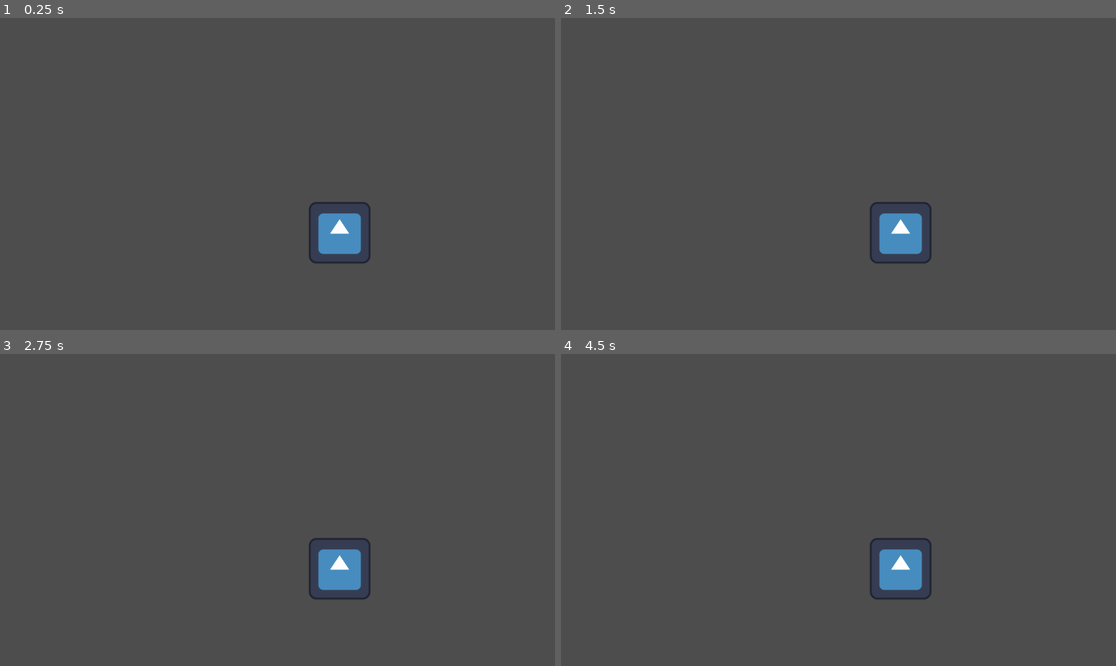
Above: before the commit, frames 1-4 (two rows, left to right).
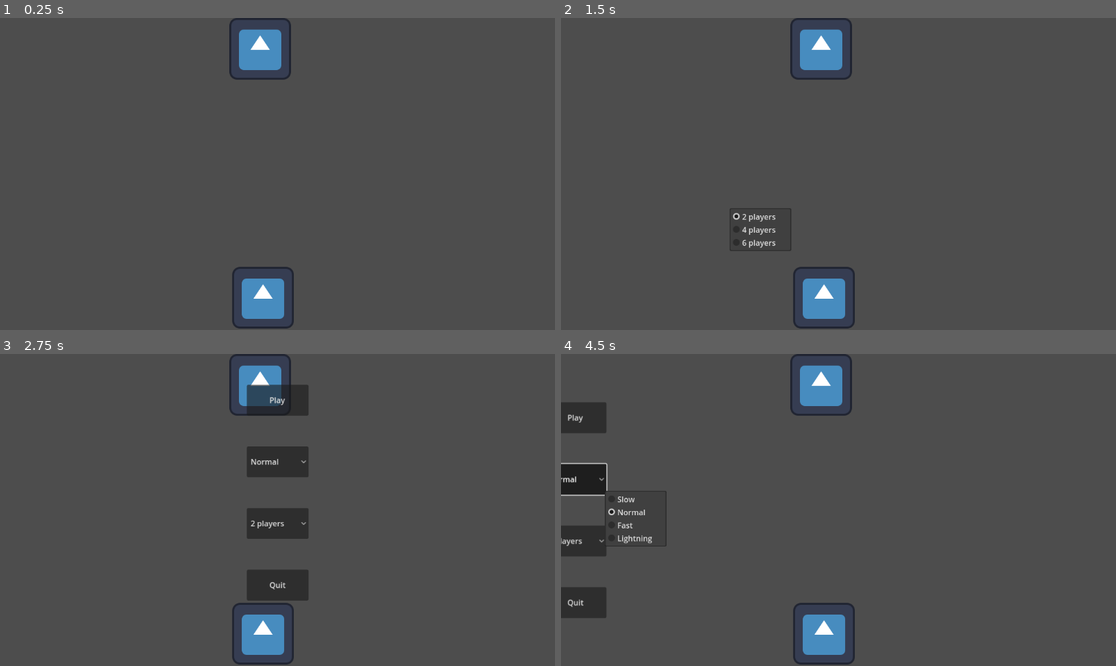
Above: after the commit, the same moments.

Repository: gneeqo/CardInterface2
Game: Godot game, scene res://Game Logic/Scenes/main.tscn
Two runs of this game, one before a commit and one after it. Both use one fixed random seed, a clock stepped at 60 frames per second and the inputs below. Before the commit the project starts from res://main.tscn. The engine's default icon, where the game draws it, is replaced by a stand-in: a white triangle on a blue panel in a dark square.
Inputs (mouse positions are in pixels of both pictures, inside the frame that each line leads up to):
- Up to frame 1 (0.25 s): no input
- Up to frame 2 (1.5 s): tap Enter at 0.5 s; move the mouse to (960, 158) at 0.52 s; tap A (Automate, bound only after the commit) at 0.6 s; click (788, 192) at 1.25 s, where only the run after the commit has a clickable "2 players"
- Up to frame 3 (2.75 s): tap Space at 2 s; move the mouse to (166, 525) at 2.02 s; tap A (Automate, bound only after the commit) at 2.1 s
- Up to frame 4 (4.5 s): click (838, 400) at 2.75 s, where only the run after the commit has a clickable "Play"; click (794, 403) at 3.5 s, where only the run after the commit has a clickable "Play"; click (644, 475) at 4.25 s, where only the run after the commit has a clickable "Normal"

The runs differ from the first frame. In frame 1, 3.8% of the frame differs, in the area x 41-67%, y 0-100%; in frame 2, 4.1%; in frame 3, 7.6%; in frame 4, 7.3%.

Commit message:
more menu stuff (auto-selectable option buttons)

Diff:
--- /dev/null
+++ b/Actions/fade.gd
@@ -0,0 +1,15 @@
+class_name fade extends Action
+
+@export var target_opacity:float
+
+var initial_opacity:float
+
+func _begin_action():
+	if affected_node is CanvasItem:
+		initial_opacity = affected_node.modulate.a
+	else:
+		print("fade action called on non-CanvasItem")
+		breakpoint
+
+func _lerp_value(alpha:float):
+	affected_node.modulate.a = lerp(initial_opacity,target_opacity,alpha)
--- a/Base Objects/input_processor.gd
+++ b/Base Objects/input_processor.gd
@@ -44,7 +44,7 @@
 	var rng = RandomNumberGenerator.new()
 	for node in clickable_nodes:
 		if(rng.randf_range(0,10) >5):
-			node.automated_activation()
+			node.auto_press()
 
 	if(rng.randf_range(0,10) >5):
 		escape_just_pressed = true
--- /dev/null
+++ b/Game Logic/Scenes/Play Spaces/four_players.tscn
@@ -0,0 +1,21 @@
+[gd_scene load_steps=2 format=3 uid="uid://l4qt2sjtnb42"]
+
+[ext_resource type="Texture2D" uid="uid://0q4s3fxiwybl" path="res://icon.svg" id="1_81fv1"]
+
+[node name="TwoPlayers" type="Node2D"]
+
+[node name="Sprite2D" type="Sprite2D" parent="."]
+position = Vector2(527, 69)
+texture = ExtResource("1_81fv1")
+
+[node name="Sprite2D2" type="Sprite2D" parent="."]
+position = Vector2(539, 579)
+texture = ExtResource("1_81fv1")
+
+[node name="Sprite2D3" type="Sprite2D" parent="."]
+position = Vector2(1086, 309)
+texture = ExtResource("1_81fv1")
+
+[node name="Sprite2D4" type="Sprite2D" parent="."]
+position = Vector2(65, 267)
+texture = ExtResource("1_81fv1")
--- /dev/null
+++ b/Game Logic/Scenes/Play Spaces/six_players.tscn
@@ -0,0 +1,29 @@
+[gd_scene load_steps=2 format=3 uid="uid://c2awiqacmo8ob"]
+
+[ext_resource type="Texture2D" uid="uid://0q4s3fxiwybl" path="res://icon.svg" id="1_jon3l"]
+
+[node name="TwoPlayers" type="Node2D"]
+
+[node name="Sprite2D" type="Sprite2D" parent="."]
+position = Vector2(345, 83)
+texture = ExtResource("1_jon3l")
+
+[node name="Sprite2D2" type="Sprite2D" parent="."]
+position = Vector2(841, 578)
+texture = ExtResource("1_jon3l")
+
+[node name="Sprite2D3" type="Sprite2D" parent="."]
+position = Vector2(1085, 318)
+texture = ExtResource("1_jon3l")
+
+[node name="Sprite2D4" type="Sprite2D" parent="."]
+position = Vector2(70, 323)
+texture = ExtResource("1_jon3l")
+
+[node name="Sprite2D5" type="Sprite2D" parent="."]
+position = Vector2(834, 90)
+texture = ExtResource("1_jon3l")
+
+[node name="Sprite2D6" type="Sprite2D" parent="."]
+position = Vector2(310, 579)
+texture = ExtResource("1_jon3l")
--- /dev/null
+++ b/Game Logic/Scenes/Play Spaces/two_players.tscn
@@ -0,0 +1,13 @@
+[gd_scene load_steps=2 format=3 uid="uid://bsibegt71rbqt"]
+
+[ext_resource type="Texture2D" uid="uid://0q4s3fxiwybl" path="res://icon.svg" id="1_g3bv0"]
+
+[node name="TwoPlayers" type="Node2D"]
+
+[node name="Sprite2D" type="Sprite2D" parent="."]
+position = Vector2(546, 581)
+texture = ExtResource("1_g3bv0")
+
+[node name="Sprite2D2" type="Sprite2D" parent="."]
+position = Vector2(540, 64)
+texture = ExtResource("1_g3bv0")
--- a/main.tscn
+++ b/Game Logic/Scenes/main.tscn
@@ -1,11 +1,12 @@
-[gd_scene load_steps=7 format=3 uid="uid://ciwg32p5fu0jx"]
+[gd_scene load_steps=8 format=3 uid="uid://ciwg32p5fu0jx"]
 
 [ext_resource type="Script" uid="uid://banc2f1p3qdjs" path="res://Base Objects/input_processor.gd" id="1_1bvp3"]
 [ext_resource type="Script" uid="uid://cjnkgonktgaqj" path="res://Base Objects/global_executor_list.gd" id="1_lquwl"]
 [ext_resource type="Script" uid="uid://n12cdne363o8" path="res://Base Objects/level_loader.gd" id="3_h2yge"]
-[ext_resource type="PackedScene" uid="uid://02sp4dui6nn5" path="res://test_1.tscn" id="4_lquwl"]
-[ext_resource type="PackedScene" uid="uid://jhut24mrg7iw" path="res://test_2.tscn" id="5_7mycd"]
-[ext_resource type="PackedScene" uid="uid://muys6dk2o42v" path="res://menu.tscn" id="6_7mycd"]
+[ext_resource type="PackedScene" uid="uid://bsibegt71rbqt" path="res://Game Logic/Scenes/Play Spaces/two_players.tscn" id="4_lk2sk"]
+[ext_resource type="PackedScene" uid="uid://l4qt2sjtnb42" path="res://Game Logic/Scenes/Play Spaces/four_players.tscn" id="5_6hafu"]
+[ext_resource type="PackedScene" uid="uid://c2awiqacmo8ob" path="res://Game Logic/Scenes/Play Spaces/six_players.tscn" id="6_5ocdf"]
+[ext_resource type="PackedScene" uid="uid://muys6dk2o42v" path="res://Game Logic/Scenes/menu.tscn" id="6_7mycd"]
 
 [node name="Root" type="Node2D"]
 
@@ -19,6 +20,6 @@
 
 [node name="LevelLoader" type="Node" parent="."]
 script = ExtResource("3_h2yge")
-level_scenes = Array[PackedScene]([ExtResource("4_lquwl"), ExtResource("5_7mycd")])
+level_scenes = Array[PackedScene]([ExtResource("4_lk2sk"), ExtResource("5_6hafu"), ExtResource("6_5ocdf")])
 main_menu = ExtResource("6_7mycd")
 metadata/_custom_type_script = "uid://n12cdne363o8"
--- /dev/null
+++ b/Game Logic/Scenes/menu.tscn
@@ -0,0 +1,78 @@
+[gd_scene load_steps=4 format=3 uid="uid://muys6dk2o42v"]
+
+[ext_resource type="Script" uid="uid://boe6wblo1gm1k" path="res://Game Logic/Scripts/menu_functions.gd" id="1_lti8b"]
+[ext_resource type="Script" uid="uid://lr60ipim4mka" path="res://Game Logic/Scripts/automated_button.gd" id="2_ouk20"]
+[ext_resource type="Script" uid="uid://b4fp3fw8l5mpo" path="res://Game Logic/Scripts/automated_option_button.gd" id="3_btpsg"]
+
+[node name="MenuRoot" type="Node2D"]
+
+[node name="Control" type="Control" parent="."]
+layout_mode = 3
+anchors_preset = 0
+offset_right = 1155.0
+offset_bottom = 656.0
+script = ExtResource("1_lti8b")
+
+[node name="Resume" type="Button" parent="Control"]
+layout_mode = 0
+offset_left = 512.0
+offset_top = 64.0
+offset_right = 640.0
+offset_bottom = 128.0
+text = "Play"
+script = ExtResource("2_ouk20")
+metadata/_custom_type_script = "uid://lr60ipim4mka"
+
+[node name="Quit" type="Button" parent="Control"]
+layout_mode = 0
+offset_left = 512.0
+offset_top = 448.0
+offset_right = 640.0
+offset_bottom = 512.0
+text = "Quit"
+
+[node name="PlayerNumber" type="OptionButton" parent="Control"]
+layout_mode = 0
+offset_left = 512.0
+offset_top = 320.0
+offset_right = 640.0
+offset_bottom = 384.0
+selected = 0
+item_count = 3
+popup/item_0/text = "2 players"
+popup/item_0/id = 0
+popup/item_1/text = "4 players"
+popup/item_1/id = 1
+popup/item_2/text = "6 players"
+popup/item_2/id = 2
+script = ExtResource("3_btpsg")
+
+[node name="PlaySpeed" type="OptionButton" parent="Control"]
+layout_mode = 0
+offset_left = 512.0
+offset_top = 192.0
+offset_right = 640.0
+offset_bottom = 256.0
+selected = 1
+item_count = 4
+popup/item_0/text = "Slow"
+popup/item_0/id = 0
+popup/item_1/text = "Normal"
+popup/item_1/id = 1
+popup/item_2/text = "Fast"
+popup/item_2/id = 2
+popup/item_3/text = "Lightning"
+popup/item_3/id = 3
+script = ExtResource("3_btpsg")
+
+[connection signal="pressed" from="Control/Resume" to="Control/Resume" method="_on_pressed"]
+[connection signal="self_pressed" from="Control/Resume" to="Control" method="_on_resume_self_pressed"]
+[connection signal="pressed" from="Control/Quit" to="Control" method="_on_quit_pressed"]
+[connection signal="item_selected" from="Control/PlayerNumber" to="Control/PlayerNumber" method="_on_item_selected"]
+[connection signal="self_pressed" from="Control/PlayerNumber" to="Control" method="_on_player_number_self_pressed"]
+[connection signal="self_selected_item" from="Control/PlayerNumber" to="Control" method="_on_player_number_self_selected_item"]
+[connection signal="toggled" from="Control/PlayerNumber" to="Control/PlayerNumber" method="_on_toggled"]
+[connection signal="item_selected" from="Control/PlaySpeed" to="Control/PlaySpeed" method="_on_item_selected"]
+[connection signal="self_pressed" from="Control/PlaySpeed" to="Control" method="_on_play_speed_self_pressed"]
+[connection signal="self_selected_item" from="Control/PlaySpeed" to="Control" method="_on_play_speed_self_selected_item"]
+[connection signal="toggled" from="Control/PlaySpeed" to="Control/PlaySpeed" method="_on_toggled"]
--- a/automated_button.gd
+++ b/Game Logic/Scripts/automated_button.gd
@@ -1,12 +1,12 @@
 class_name AutomatedButton extends Button
 
-signal self_activated
+signal self_pressed
 
 func _ready():
 	add_to_group("auto_clickable",true)
 
 func _on_pressed() -> void:
-	self_activated.emit()
+	self_pressed.emit()
 
-func automated_activation():
-	self_activated.emit()
+func auto_press():
+	self_pressed.emit()
--- /dev/null
+++ b/Game Logic/Scripts/automated_option_button.gd
@@ -0,0 +1,28 @@
+class_name AutomatedOptionButton extends OptionButton
+
+signal self_selected_item(index:int)
+signal self_pressed()
+
+func _ready():
+	add_to_group("auto_clickable", true)
+
+
+func _on_item_selected(index: int) -> void:
+	self_selected_item.emit(index)
+
+
+func _on_toggled(toggled_on: bool) -> void:
+	if(toggled_on):
+		add_to_group("auto_selectable", true)
+	else:
+		remove_from_group("auto_selectable")
+
+	self_pressed.emit()
+
+
+func auto_press():
+	button_pressed = !button_pressed
+
+func auto_select(index:int):
+	self_selected_item.emit(index)
+	button_pressed = !button_pressed
--- /dev/null
+++ b/Game Logic/Scripts/menu_functions.gd
@@ -0,0 +1,33 @@
+class_name MenuFunctions extends Control
+
+var level_loader : LevelLoader
+
+func _ready():
+	level_loader = get_node("/root/Root/LevelLoader")
+
+
+
+
+func _on_quit_pressed() -> void:
+	get_tree().quit()
+
+
+func _on_resume_self_pressed() -> void:
+	if level_loader.menu_done_moving:
+		level_loader.dispose_main_menu()
+
+
+func _on_player_number_self_pressed() -> void:
+	pass # Replace with function body.
+
+
+func _on_player_number_self_selected_item(index: int) -> void:
+	pass # Replace with function body.
+
+
+func _on_play_speed_self_pressed() -> void:
+	pass # Replace with function body.
+
+
+func _on_play_speed_self_selected_item(index: int) -> void:
+	pass # Replace with function body.
--- a/menu.tscn
+++ /dev/null
@@ -1,36 +0,0 @@
-[gd_scene load_steps=3 format=3 uid="uid://muys6dk2o42v"]
-
-[ext_resource type="Script" uid="uid://boe6wblo1gm1k" path="res://menu_functions.gd" id="1_lti8b"]
-[ext_resource type="Script" uid="uid://lr60ipim4mka" path="res://automated_button.gd" id="2_ouk20"]
-
-[node name="MenuRoot" type="Node2D"]
-
-[node name="Control" type="Control" parent="."]
-layout_mode = 3
-anchors_preset = 0
-offset_right = 1155.0
-offset_bottom = 656.0
-script = ExtResource("1_lti8b")
-
-[node name="Level0" type="Button" parent="Control" groups=["auto_clickable"]]
-layout_mode = 0
-offset_left = 128.0
-offset_top = 16.0
-offset_right = 364.0
-offset_bottom = 164.0
-text = "4 Players"
-script = ExtResource("2_ouk20")
-
-[node name="Level1" type="Button" parent="Control" groups=["auto_clickable"]]
-layout_mode = 0
-offset_left = 136.0
-offset_top = 192.0
-offset_right = 372.0
-offset_bottom = 340.0
-text = "Level 1"
-script = ExtResource("2_ouk20")
-
-[connection signal="pressed" from="Control/Level0" to="Control/Level0" method="_on_pressed"]
-[connection signal="self_activated" from="Control/Level0" to="Control" method="_on_level_0_self_activated"]
-[connection signal="pressed" from="Control/Level1" to="Control/Level1" method="_on_pressed"]
-[connection signal="self_activated" from="Control/Level1" to="Control" method="_on_level_1_self_activated"]
--- a/menu_functions.gd
+++ /dev/null
@@ -1,23 +0,0 @@
-class_name MenuFunctions extends Control
-
-var level_loader : LevelLoader
-
-func _ready():
-	level_loader = get_node("/root/Root/LevelLoader")
-
-
-
-
-
-func _on_level_0_self_activated() -> void:
-	if level_loader.menu_done_moving:
-		level_loader.load_scene_at_index(0)
-		level_loader.dispose_main_menu()
-
-
-
-
-func _on_level_1_self_activated() -> void:
-	if level_loader.menu_done_moving:
-		level_loader.load_scene_at_index(1)
-		level_loader.dispose_main_menu()
--- a/project.godot
+++ b/project.godot
@@ -23,6 +23,7 @@
 
 action=""
 auto_clickable="can be clicked by input automation"
+auto_selectable="can have options selected by input automation"
 
 [input]
 
@@ -38,7 +39,7 @@
 }
 Automate={
 "deadzone": 0.2,
-"events": [Object(InputEventKey,"resource_local_to_scene":fa …(139 unchanged characters)… d":false,"keycode":0,"physical_keycode":4194332,"key_label":0,"unicode":0,"location":0,"echo":false,"script":null)
+"events": [Object(InputEventKey,"resource_local_to_scene":fa …(139 unchanged characters)… d":false,"keycode":0,"physical_keycode":65,"key_label":0,"unicode":0,"location":0,"echo":false,"script":null)
 ]
 }
 
--- a/test_1.tscn
+++ /dev/null
@@ -1,9 +0,0 @@
-[gd_scene load_steps=2 format=3 uid="uid://02sp4dui6nn5"]
-
-[ext_resource type="Texture2D" uid="uid://0q4s3fxiwybl" path="res://icon.svg" id="1_f4dsk"]
-
-[node name="Test1" type="Node2D"]
-
-[node name="Sprite2D" type="Sprite2D" parent="."]
-position = Vector2(705, 446)
-texture = ExtResource("1_f4dsk")
--- a/test_2.tscn
+++ /dev/null
@@ -1,13 +0,0 @@
-[gd_scene load_steps=2 format=3 uid="uid://jhut24mrg7iw"]
-
-[ext_resource type="Texture2D" uid="uid://0q4s3fxiwybl" path="res://icon.svg" id="1_tam42"]
-
-[node name="test_2" type="Node2D"]
-
-[node name="Sprite2D" type="Sprite2D" parent="."]
-position = Vector2(449, 363)
-texture = ExtResource("1_tam42")
-
-[node name="Sprite2D2" type="Sprite2D" parent="."]
-position = Vector2(833, 373)
-texture = ExtResource("1_tam42")
Not shown, added: Actions/fade.gd.uid
Renamed: automated_button.gd.uid -> Game Logic/Scripts/automated_button.gd.uid
Not shown, added: Game Logic/Scripts/automated_option_button.gd.uid
Renamed: game_manager.gd -> Game Logic/Scripts/game_manager.gd
Renamed: game_manager.gd.uid -> Game Logic/Scripts/game_manager.gd.uid
Renamed: menu_functions.gd.uid -> Game Logic/Scripts/menu_functions.gd.uid
Renamed: menu_manager.gd -> Game Logic/Scripts/menu_manager.gd
Renamed: menu_manager.gd.uid -> Game Logic/Scripts/menu_manager.gd.uid
